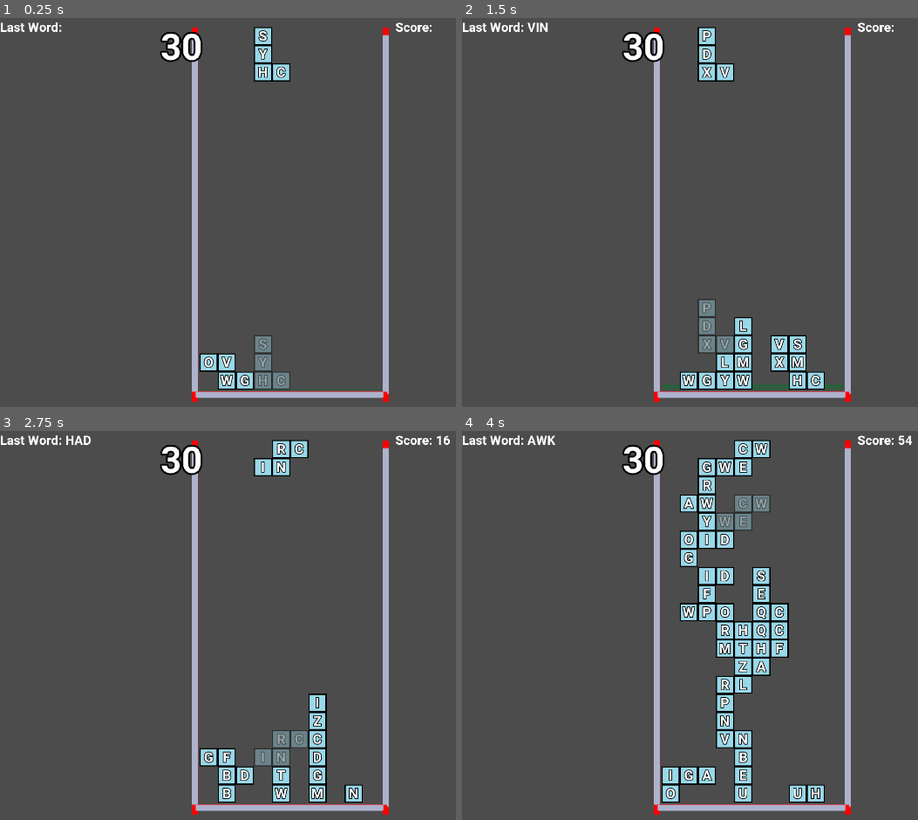
Above: before the commit, frames 1-4 (two rows, left to right).
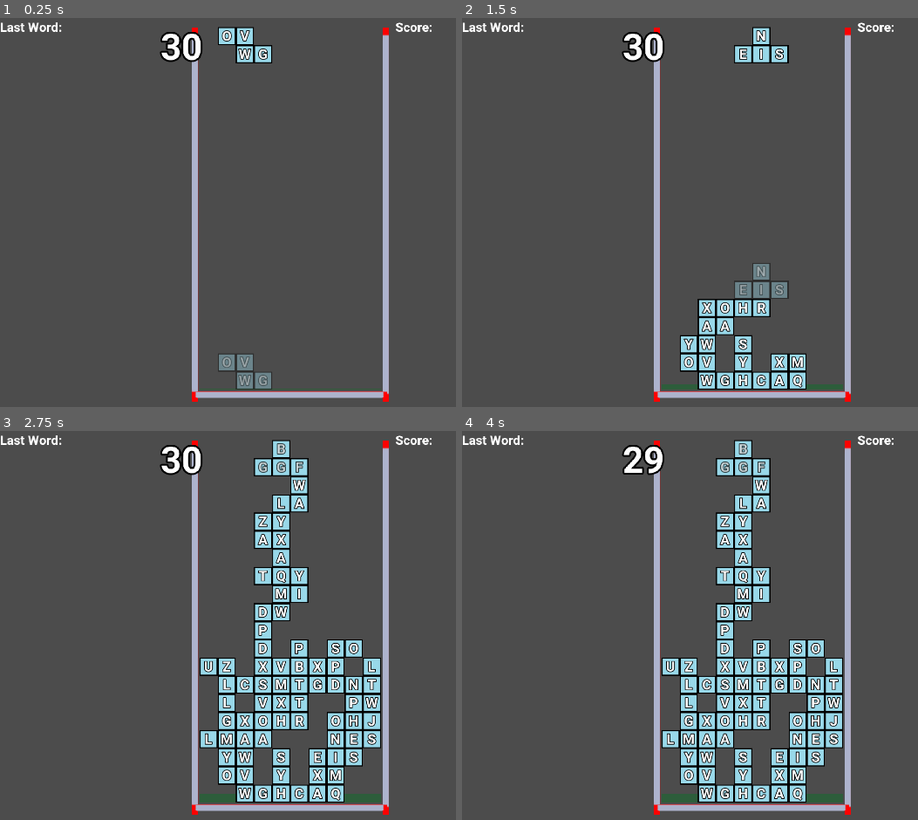
Above: after the commit, the same moments.

Repository: lmorgan42/Thesis
Game: Godot game, scene res://Main.tscn
Same seed, same stepped clock (60 frames per second), same inputs: the game is played once before the commit and once after it.
Inputs (mouse positions are in pixels of both pictures, inside the frame that each line leads up to):
- Up to frame 1 (0.25 s): no input
- Up to frame 2 (1.5 s): move the mouse to (outside the picture) at 0.52 s; hold Right (move_block_right) 0.53-1.28 s; hold Down (fast_fall) 0.53-1.28 s; click (outside the picture) at 0.67 s; move the mouse to (671, 231) at 1.27 s; hold Space (slam_down) from 1.28 s (still down); tap E (rotate_block_clockwise) at 1.35 s
- Up to frame 3 (2.75 s): move the mouse to (419, 539) at 2.02 s; release Space (slam_down) at 2.03 s; hold Right (move_block_right) from 2.03 s (still down); hold W (rotate_block_counterclockwise) from 2.03 s (still down)
- Up to frame 4 (4 s): move the mouse to (776, 703) at 2.77 s; release W (rotate_block_counterclockwise) at 2.78 s; tap Down (fast_fall) at 2.85 s; click (776, 703) at 2.92 s; move the mouse to (outside the picture) at 3.52 s; release Right (move_block_right) at 3.53 s; hold Left (move_block_left) from 3.53 s (still down); hold E (rotate_block_clockwise) from 3.53 s (still down)

The runs differ from the first frame. In frame 1, 2.5% of the frame differs, in the area x 43-64%, y 2-96%; in frame 2, 5.8%; in frame 3, 15%; in frame 4, 16%, in the area x 14-99%, y 1-96%.

Commit message:
Working lowest point and tetris clear

Diff:
--- a/Lowest point AI.gd
+++ b/Lowest point AI.gd
@@ -33,7 +33,7 @@
 	for coord in blocks:
 		if coord.x < lowestX: lowestX = coord.x
 		if coord.x > highestX: highestX = coord.x
-	#use the infor to prepare for movement and coord translation
+	#use the info to prepare for movement and coord translation
 	movementTracker = -1 * lowestX
 	for i in range(highestX - lowestX + 1):
 		blockBottom.append(0)
@@ -46,13 +46,13 @@
 	#fill out highestPoints
 	highestPoints = []
 	for i in range(10):
-		var curHeight = 19
-		while GameManager.superNimo.checkCollision(Vector2(i,curHeight)):
-			curHeight -= 1
-			if curHeight < 0:
-				curHeight = 0
+		var curHeight = 0
+		while not GameManager.superNimo.checkCollision(Vector2(i,curHeight)):
+			curHeight += 1
+			if curHeight > 19:
+				curHeight = 20
 				break
-		highestPoints.append(curHeight)
+		highestPoints.append(curHeight - 1)
 	generateBlockBottom()
 	#find furthest down block could move in each position and save best
 	var leftXPos = 0
@@ -61,6 +61,7 @@
 		var bestSubDistance = 20
 		for j in range(len(blockBottom)):
 			var distance = highestPoints[i + j] - blockBottom[j]
+			print("distance: " + str(distance))
 			if distance < bestSubDistance: bestSubDistance = distance
 		if bestSubDistance > bestDistance:
 			bestDistance = bestSubDistance
--- a/Main.gd
+++ b/Main.gd
@@ -49,17 +49,6 @@
 	$DroppingTimer.wait_time = DefualtDropSpeed
 	createNimo(blockMaker.getNextNimo())
 	if aicontrolled: $AIInputManager.init(self)
-
-	#Testing code
-	$AIInputManager.addCommand("move_block_right")
-	$AIInputManager.addCommand("move_block_right")
-	$AIInputManager.addCommand("move_block_right")
-	$AIInputManager.addCommand("slam_down")
-	$AIInputManager.addCommand("move_block_right")
-	$AIInputManager.addCommand("move_block_right")
-	$AIInputManager.addCommand("move_block_right")
-	$AIInputManager.addCommand("slam_down")
-	$AIInputManager.start()
 
 
 func createNimo(nimoDesc):
@@ -130,59 +119,59 @@
 	#add nimo to the super nimo
 	curNimo.submitToSuperNimo()
 
-	#figure out which rows and columns should be checked
-	var rows = []
-	var cols = []
-	var toClearRows = []
-	for block in curNimo.blocks:
-		if not block.coords.x in cols: cols.append(block.coords.x)
-		if not block.coords.y in rows: rows.append(block.coords.y)
-	#check each consecutive chunk of blocks for words
-	#check rows
-	for row in rows:
-		var toCheck = ""
-		for i in range(10):
-			if superNimo.blocks[i][row] == null: toCheck += " "
-			else: toCheck += superNimo.blocks[i][row].letter
-		var subString = checkForWords(toCheck)
-		if subString.y != -1:
-			if not row in toClearRows: toClearRows.append(row)
-			var foundWord = ""
-			if subString.z == -1: foundWord = invertString(toCheck.substr(subString.x, subString.y))
-			else: foundWord = toCheck.substr(subString.x, subString.y)
-			$LastWord.text = "Last Word: " + foundWord
-			self.score += calcWordScore(foundWord)
-			updateScore()
-	#check columns
-	for col in cols:
-		var toCheck = ""
-		for i in range(20):
-			if superNimo.blocks[col][i] == null: toCheck += " "
-			else: toCheck += superNimo.blocks[col][i].letter
-		var subString = checkForWords(toCheck)
-		if subString.y != -1:
-			for i in range(subString.y):
-				if not subString.x + i in toClearRows: toClearRows.append(subString.x + i)
-			if subString.z == -1: $LastWord.text = ("Last Word: " + invertString(toCheck.substr(subString.x, subString.y)))
-			else: $LastWord.text = ("Last Word: " + toCheck.substr(subString.x, subString.y))
-
-	#clear any rows that include words found
-	for row in toClearRows:
-		superNimo.deleteRow(row)
-	superNimo.dropRows()
+#	#figure out which rows and columns should be checked
+#	var rows = []
+#	var cols = []
+#	var toClearRows = []
+#	for block in curNimo.blocks:
+#		if not block.coords.x in cols: cols.append(block.coords.x)
+#		if not block.coords.y in rows: rows.append(block.coords.y)
+#	#check each consecutive chunk of blocks for words
+#	#check rows
+#	for row in rows:
+#		var toCheck = ""
+#		for i in range(10):
+#			if superNimo.blocks[i][row] == null: toCheck += " "
+#			else: toCheck += superNimo.blocks[i][row].letter
+#		var subString = checkForWords(toCheck)
+#		if subString.y != -1:
+#			if not row in toClearRows: toClearRows.append(row)
+#			var foundWord = ""
+#			if subString.z == -1: foundWord = invertString(toCheck.substr(subString.x, subString.y))
+#			else: foundWord = toCheck.substr(subString.x, subString.y)
+#			$LastWord.text = "Last Word: " + foundWord
+#			self.score += calcWordScore(foundWord)
+#			updateScore()
+#	#check columns
+#	for col in cols:
+#		var toCheck = ""
+#		for i in range(20):
+#			if superNimo.blocks[col][i] == null: toCheck += " "
+#			else: toCheck += superNimo.blocks[col][i].letter
+#		var subString = checkForWords(toCheck)
+#		if subString.y != -1:
+#			for i in range(subString.y):
+#				if not subString.x + i in toClearRows: toClearRows.append(subString.x + i)
+#			if subString.z == -1: $LastWord.text = ("Last Word: " + invertString(toCheck.substr(subString.x, subString.y)))
+#			else: $LastWord.text = ("Last Word: " + toCheck.substr(subString.x, subString.y))
+#
+#	#clear any rows that include words found
+#	for row in toClearRows:
+#		superNimo.deleteRow(row)
+#	superNimo.dropRows()
 
 
 	#check every row and delete them all if cleared
-#	for i in range(20):
-#		var filled = true
-#		for k in range(10):
-#			if not superNimo.checkCollision(Vector2(k,i)):
-#				filled = false
-#				break
-#		if filled:
-#			print("deleting row " + str(i))
-#			superNimo.deleteRow(i)
-#			superNimo.dropRows()
+	for i in range(20):
+		var filled = true
+		for k in range(10):
+			if not superNimo.checkCollision(Vector2(k,i)):
+				filled = false
+				break
+		if filled:
+			print("deleting row " + str(i))
+			superNimo.deleteRow(i)
+			superNimo.dropRows()
 
 	curNimo.queue_free()
 	createNimo(blockMaker.getNextNimo())
